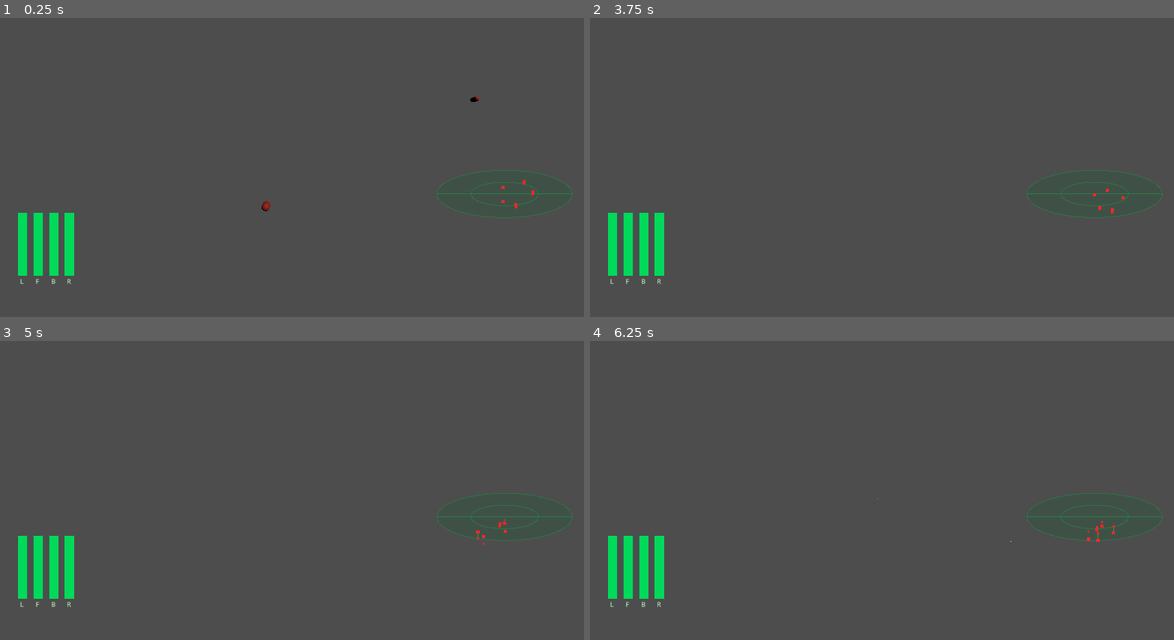
Above: before the commit, frames 1-4 (two rows, left to right).
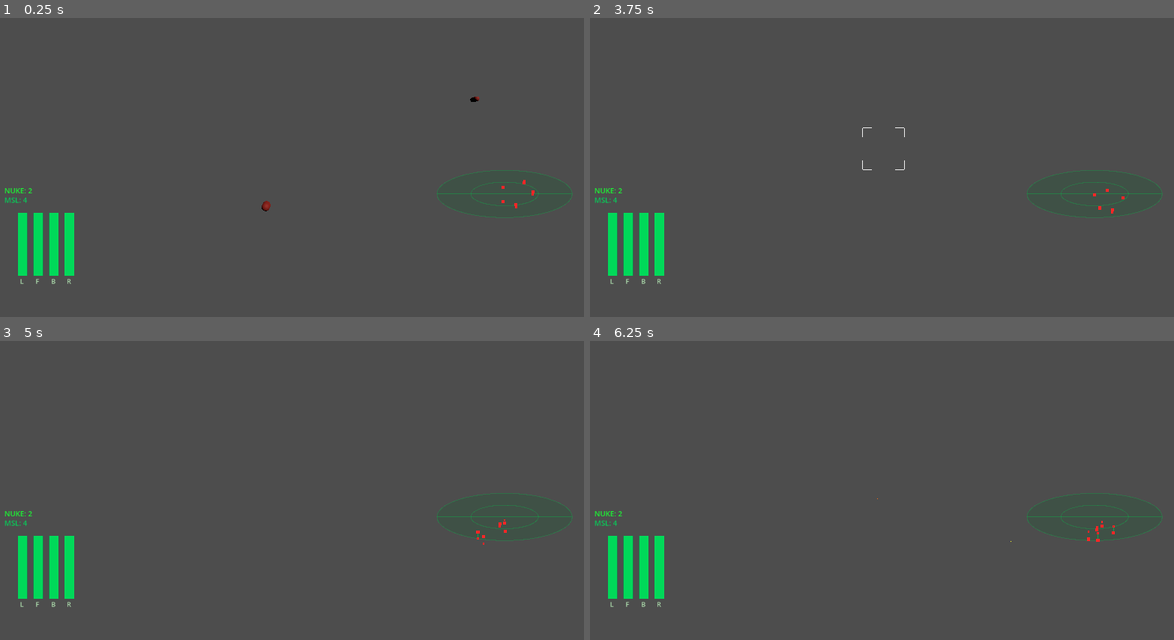
Above: after the commit, the same moments.

Repository: zetappi/FSZP
Game: Godot game, scene res://scenes/Game.tscn
Same seed, same stepped clock (60 frames per second), same inputs: the game is played once before the commit and once after it.
Inputs (mouse positions are in pixels of both pictures, inside the frame that each line leads up to):
- Up to frame 1 (0.25 s): no input
- Up to frame 2 (3.75 s): tap Enter at 0.5, 3.5 s; move the mouse to (917, 146) at 0.52 s; hold Space (fire) 0.53-1.28 s; hold Up (throttle_up) from 0.53 s (still down); tap T (tractor) at 0.8, 1.35 s; move the mouse to (852, 149) at 1.27 s; tap F (missile_fire, bound only after the commit) at 1.55, 2.1 s; move the mouse to (899, 143) at 2.02 s; hold R (missile_lock, bound only after the commit) 2.03-2.78 s; move the mouse to (876, 155) at 2.77 s; tap R (missile_lock, bound only after the commit) at 2.85 s; tap Y (nuke_lock, bound only after the commit) at 3.05 s; move the mouse to (928, 152) at 3.52 s; hold Y (nuke_lock, bound only after the commit) from 3.53 s (still down)
- Up to frame 3 (5 s): tap Space (fire) at 3.8, 4.25, 4.35 s; tap Escape (ui_cancel) at 4.15 s; move the mouse to (110, 421) at 4.27 s; release Up (throttle_up) at 4.28 s; release Y (nuke_lock, bound only after the commit) at 4.28 s; hold Q (roll_left) from 4.28 s (still down); tap T (tractor) at 4.55 s
- Up to frame 4 (6.25 s): move the mouse to (911, 472) at 5.02 s; release Q (roll_left) at 5.03 s; hold Down (throttle_down) 5.03-5.78 s; tap S (look_down) at 5.1 s; tap F (missile_fire, bound only after the commit) at 5.3 s; move the mouse to (794, 388) at 5.77 s; hold E (roll_right) from 5.78 s (still down); tap A (look_left) at 5.85 s; tap R (missile_lock, bound only after the commit) at 6.05 s

The runs differ from the first frame. In frame 1, less than 0.1% of the frame differs, in the area x 0-6%, y 56-62%; in frame 2, 0.1%, in the area x 0-54%, y 36-62%; in frame 3, less than 0.1%; in frame 4, less than 0.1%.

Commit message:
feat: add nuclear missile weapon system with shared lock mechanism
- Reuse missile lock/fire pattern for nukes (Y to lock, H to fire)
- Nuke deals instant kill to locked target + all enemies/asteroids within 50-unit blast radius
- Add nuke-specific HUD coloring (green) and NUKE counter in shields HUD
- Add README with current project status and controls

Diff:
--- a/project.godot
+++ b/project.godot
@@ -79,6 +79,26 @@
 "deadzone": 0.5,
 "events": []
 }
+missile_lock={
+"deadzone": 0.5,
+"events": [Object(InputEventKey,"resource_local_to_scene":false,"resource_name":"","device":-1,"window_id":0,"alt_pressed":false,"shift_pressed":false,"ctrl_pressed":false,"meta_pressed":false,"pressed":false,"keycode":0,"physical_keycode":82,"key_label":0,"unicode":114,"location":0,"echo":false,"script":null)
+]
+}
+missile_fire={
+"deadzone": 0.5,
+"events": [Object(InputEventKey,"resource_local_to_scene":false,"resource_name":"","device":-1,"window_id":0,"alt_pressed":false,"shift_pressed":false,"ctrl_pressed":false,"meta_pressed":false,"pressed":false,"keycode":0,"physical_keycode":70,"key_label":0,"unicode":102,"location":0,"echo":false,"script":null)
+]
+}
+nuke_lock={
+"deadzone": 0.5,
+"events": [Object(InputEventKey,"resource_local_to_scene":false,"resource_name":"","device":-1,"window_id":0,"alt_pressed":false,"shift_pressed":false,"ctrl_pressed":false,"meta_pressed":false,"pressed":false,"keycode":0,"physical_keycode":89,"key_label":0,"unicode":121,"location":0,"echo":false,"script":null)
+]
+}
+nuke_fire={
+"deadzone": 0.5,
+"events": [Object(InputEventKey,"resource_local_to_scene":false,"resource_name":"","device":-1,"window_id":0,"alt_pressed":false,"shift_pressed":false,"ctrl_pressed":false,"meta_pressed":false,"pressed":false,"keycode":0,"physical_keycode":72,"key_label":0,"unicode":104,"location":0,"echo":false,"script":null)
+]
+}
 tractor={
 "deadzone": 0.5,
 "events": [Object(InputEventKey,"resource_local_to_scene":false,"resource_name":"","device":-1,"window_id":0,"alt_press …(192 unchanged characters)…
--- a/scenes/HUD.tscn
+++ b/scenes/HUD.tscn
@@ -2,6 +2,7 @@
 
 [ext_resource type="Script" path="res://scripts/radar.gd" id="1"]
 [ext_resource type="Script" path="res://scripts/shields_hud.gd" id="2"]
+[ext_resource type="Script" path="res://scripts/targeting_hud.gd" id="3"]
 
 [node name="HUD" type="CanvasLayer"]
 
@@ -20,6 +21,13 @@
 ellipse_y_scale = 0.35
 line_max_height = 55.0
 
+[node name="Targeting" type="Control" parent="."]
+anchor_left = 0.0
+anchor_top = 0.0
+anchor_right = 1.0
+anchor_bottom = 1.0
+script = ExtResource("3")
+
 [node name="Shields" type="Control" parent="."]
 anchor_left = 0.0
 anchor_top = 1.0
--- /dev/null
+++ b/scenes/Missile.tscn
@@ -0,0 +1,52 @@
+[gd_scene format=3]
+
+[ext_resource type="Script" path="res://scripts/missile.gd" id="1"]
+
+[sub_resource type="CapsuleMesh" id="CapsuleMesh_1"]
+radius = 0.2
+height = 1.2
+
+[sub_resource type="StandardMaterial3D" id="StandardMaterial3D_1"]
+albedo_color = Color(0.8, 0.8, 0.85, 1)
+metallic = 0.9
+roughness = 0.2
+
+[sub_resource type="Gradient" id="Gradient_1"]
+colors = PackedColorArray(1, 0.6, 0.1, 0.9, 1, 0.3, 0.05, 0.4, 0.3, 0.3, 0.3, 0.0)
+offsets = PackedFloat32Array(0.0, 0.3, 1.0)
+
+[sub_resource type="GradientTexture1D" id="GradientTexture1D_1"]
+gradient = SubResource("Gradient_1")
+
+[sub_resource type="SphereMesh" id="SphereMesh_1"]
+radius = 0.12
+height = 0.24
+
+[sub_resource type="ParticleProcessMaterial" id="ParticleProcessMaterial_1"]
+direction = Vector3(0, 0, 1)
+spread = 8.0
+initial_velocity_min = 2.0
+initial_velocity_max = 6.0
+gravity = Vector3(0, 0, 0)
+scale_min = 0.2
+scale_max = 0.7
+color_ramp = SubResource("GradientTexture1D_1")
+lifetime_randomness = 0.3
+
+[node name="Missile" type="Node3D"]
+script = ExtResource("1")
+
+[node name="MeshInstance3D" type="MeshInstance3D" parent="."]
+transform = Transform3D(1, 0, 0, 0, 0, -1, 0, 1, 0, 0, 0, 0)
+mesh = SubResource("CapsuleMesh_1")
+material_override = SubResource("StandardMaterial3D_1")
+
+[node name="Trail" type="GPUParticles3D" parent="."]
+emitting = true
+amount = 40
+lifetime = 0.6
+one_shot = false
+explosiveness = 0.0
+process_material = SubResource("ParticleProcessMaterial_1")
+draw_pass_1 = SubResource("SphereMesh_1")
+visibility_aabb = AABB(-10, -10, -10, 20, 20, 20)
--- /dev/null
+++ b/scenes/Nuke.tscn
@@ -0,0 +1,55 @@
+[gd_scene format=3]
+
+[ext_resource type="Script" path="res://scripts/nuke.gd" id="1"]
+
+[sub_resource type="CapsuleMesh" id="CapsuleMesh_1"]
+radius = 0.35
+height = 2.0
+
+[sub_resource type="StandardMaterial3D" id="StandardMaterial3D_1"]
+albedo_color = Color(0.1, 0.9, 0.2, 1)
+emission_enabled = true
+emission = Color(0.0, 1.0, 0.1, 1.0)
+emission_energy_multiplier = 2.5
+metallic = 0.8
+roughness = 0.2
+
+[sub_resource type="Gradient" id="Gradient_1"]
+colors = PackedColorArray(0.1, 1.0, 0.2, 0.9, 1.0, 0.8, 0.1, 0.5, 0.3, 0.3, 0.3, 0.0)
+offsets = PackedFloat32Array(0.0, 0.25, 1.0)
+
+[sub_resource type="GradientTexture1D" id="GradientTexture1D_1"]
+gradient = SubResource("Gradient_1")
+
+[sub_resource type="SphereMesh" id="SphereMesh_1"]
+radius = 0.18
+height = 0.36
+
+[sub_resource type="ParticleProcessMaterial" id="ParticleProcessMaterial_1"]
+direction = Vector3(0, 0, 1)
+spread = 6.0
+initial_velocity_min = 3.0
+initial_velocity_max = 8.0
+gravity = Vector3(0, 0, 0)
+scale_min = 0.3
+scale_max = 1.0
+color_ramp = SubResource("GradientTexture1D_1")
+lifetime_randomness = 0.3
+
+[node name="Nuke" type="Node3D"]
+script = ExtResource("1")
+
+[node name="MeshInstance3D" type="MeshInstance3D" parent="."]
+transform = Transform3D(1, 0, 0, 0, 0, -1, 0, 1, 0, 0, 0, 0)
+mesh = SubResource("CapsuleMesh_1")
+material_override = SubResource("StandardMaterial3D_1")
+
+[node name="Trail" type="GPUParticles3D" parent="."]
+emitting = true
+amount = 50
+lifetime = 0.8
+one_shot = false
+explosiveness = 0.0
+process_material = SubResource("ParticleProcessMaterial_1")
+draw_pass_1 = SubResource("SphereMesh_1")
+visibility_aabb = AABB(-15, -15, -15, 30, 30, 30)
--- a/scenes/Pirate.tscn
+++ b/scenes/Pirate.tscn
@@ -16,6 +16,27 @@
 radius = 1.2
 height = 5.0
 
+[sub_resource type="ParticleProcessMaterial" id="ParticleProcessMaterial_1"]
+direction = Vector3(0, 1, 0)
+spread = 25.0
+initial_velocity_min = 1.0
+initial_velocity_max = 4.0
+gravity = Vector3(0, 0, 0)
+scale_min = 0.3
+scale_max = 1.2
+color = Color(0.55, 0.55, 0.55, 0.0)
+
+[sub_resource type="Gradient" id="Gradient_1"]
+colors = PackedColorArray(0.6, 0.6, 0.6, 0.6, 0.3, 0.3, 0.3, 0.0)
+offsets = PackedFloat32Array(0.0, 1.0)
+
+[sub_resource type="GradientTexture1D" id="GradientTexture1D_1"]
+gradient = SubResource("Gradient_1")
+
+[sub_resource type="SphereMesh" id="SphereMesh_1"]
+radius = 0.15
+height = 0.3
+
 [node name="Pirate" type="Node3D"]
 script = ExtResource("1")
 bullet_scene = ExtResource("2")
@@ -33,3 +54,14 @@
 
 [node name="Muzzle" type="Node3D" parent="."]
 transform = Transform3D(1, 0, 0, 0, 1, 0, 0, 0, 1, 0, 0, -3.0)
+
+[node name="DamageSmoke" type="GPUParticles3D" parent="."]
+emitting = true
+amount = 60
+lifetime = 1.5
+one_shot = false
+explosiveness = 0.0
+speed_scale = 0.0
+process_material = SubResource("ParticleProcessMaterial_1")
+draw_pass_1 = SubResource("SphereMesh_1")
+visibility_aabb = AABB(-10, -10, -10, 20, 20, 20)
--- a/scenes/Player.tscn
+++ b/scenes/Player.tscn
@@ -2,6 +2,8 @@
 
 [ext_resource type="Script" path="res://scripts/player.gd" id="1_player"]
 [ext_resource type="PackedScene" uid="uid://bullet001" path="res://scenes/Bullet.tscn" id="2_bullet"]
+[ext_resource type="PackedScene" path="res://scenes/Missile.tscn" id="3_missile"]
+[ext_resource type="PackedScene" path="res://scenes/Nuke.tscn" id="4_nuke"]
 
 [sub_resource type="StandardMaterial3D" id="StandardMaterial3D_1"]
 shading_mode = 0
@@ -14,6 +16,8 @@
 [node name="Player" type="Node3D"]
 script = ExtResource("1_player")
 bullet_scene = ExtResource("2_bullet")
+missile_scene = ExtResource("3_missile")
+nuke_scene = ExtResource("4_nuke")
 
 [node name="Camera3D" type="Camera3D" parent="."]
 transform = Transform3D(1, 0, 0, 0, 1, 0, 0, 0, 1, 0, 0.5, 0)
--- /dev/null
+++ b/scripts/missile.gd
@@ -0,0 +1,55 @@
+extends Node3D
+
+@export var speed:        float = 45.0
+@export var turn_speed:   float = 2.5    # rad/s guida proporzionale
+@export var lifetime:     float = 12.0
+@export var hit_radius:   float = 5.0
+
+var target: Node3D = null
+
+var _timer:    float = 0.0
+@onready var _trail: GPUParticles3D = $Trail
+
+func _ready() -> void:
+	pass
+
+func _process(delta: float) -> void:
+	_timer += delta
+	if _timer >= lifetime:
+		_explode()
+		return
+
+	# guida proporzionale verso il target
+	if is_instance_valid(target):
+		var to_target := (target.global_position - global_position).normalized()
+		var current_fwd := -global_transform.basis.z
+		var new_fwd := current_fwd.slerp(to_target, turn_speed * delta).normalized()
+		if new_fwd.length_squared() > 0.001:
+			global_transform.basis = Basis.looking_at(new_fwd, global_transform.basis.y)
+
+		# controlla impatto
+		if global_position.distance_to(target.global_position) <= hit_radius:
+			if target.has_method("take_damage"):
+				target.take_damage(2.0)
+			elif target.has_method("explode"):
+				target.explode()
+			_explode()
+			return
+
+	global_position += -global_transform.basis.z * speed * delta
+
+func _explode() -> void:
+	var fx_scene: PackedScene = load("res://scenes/ExplosionFX.tscn")
+	if fx_scene:
+		var fx: GPUParticles3D = fx_scene.instantiate()
+		fx.scale = Vector3(2.5, 2.5, 2.5)
+		get_tree().root.add_child(fx)
+		fx.global_position = global_position
+		fx.call_deferred("set", "emitting", true)
+		get_tree().create_timer(4.0).timeout.connect(fx.queue_free)
+	# stacca il trail prima di rimuoversi
+	if is_instance_valid(_trail):
+		_trail.reparent(get_tree().root)
+		_trail.emitting = false
+		get_tree().create_timer(2.0).timeout.connect(_trail.queue_free)
+	queue_free()
--- /dev/null
+++ b/scripts/nuke.gd
@@ -0,0 +1,61 @@
+extends Node3D
+
+@export var speed:       float = 35.0
+@export var turn_speed:  float = 1.8
+@export var lifetime:    float = 15.0
+@export var blast_radius: float = 50.0
+@export var hit_radius:  float = 5.0
+
+var target: Node3D = null
+var _timer: float = 0.0
+
+@onready var _trail: GPUParticles3D = $Trail
+
+func _process(delta: float) -> void:
+	_timer += delta
+	if _timer >= lifetime:
+		_explode()
+		return
+
+	if is_instance_valid(target):
+		var to_target := (target.global_position - global_position).normalized()
+		var current_fwd := -global_transform.basis.z
+		var new_fwd := current_fwd.slerp(to_target, turn_speed * delta).normalized()
+		if new_fwd.length_squared() > 0.001:
+			global_transform.basis = Basis.looking_at(new_fwd, global_transform.basis.y)
+
+		if global_position.distance_to(target.global_position) <= hit_radius:
+			_explode()
+			return
+
+	global_position += -global_transform.basis.z * speed * delta
+
+func _explode() -> void:
+	# esplosione visiva grande
+	var fx_scene: PackedScene = load("res://scenes/ExplosionFX.tscn")
+	if fx_scene:
+		# onda esplosiva principale
+		for i in 3:
+			var fx: GPUParticles3D = fx_scene.instantiate()
+			fx.scale = Vector3(6.0 + i * 3.0, 6.0 + i * 3.0, 6.0 + i * 3.0)
+			get_tree().root.add_child(fx)
+			fx.global_position = global_position
+			fx.call_deferred("set", "emitting", true)
+			get_tree().create_timer(4.0 + i).timeout.connect(fx.queue_free)
+
+	# danno ad area
+	for group in ["enemies", "asteroids"]:
+		for node in get_tree().get_nodes_in_group(group):
+			if node is Node3D:
+				var dist := global_position.distance_to(node.global_position)
+				if dist <= blast_radius:
+					if node.has_method("explode"):
+						node.explode()
+
+	# stacca il trail
+	if is_instance_valid(_trail):
+		_trail.reparent(get_tree().root)
+		_trail.emitting = false
+		get_tree().create_timer(2.0).timeout.connect(_trail.queue_free)
+
+	queue_free()
--- a/scripts/pirate.gd
+++ b/scripts/pirate.gd
@@ -3,6 +3,7 @@
 # ── Hull ──────────────────────────────────────────────────
 @export var max_hull:         float = 3.0   # colpi necessari per distruggerla
 var _hull: float = 3.0
+@onready var _smoke: GPUParticles3D = $DamageSmoke
 
 # ── Parametri ──────────────────────────────────────────────
 @export var bullet_scene:     PackedScene
@@ -33,6 +34,9 @@
 	await get_tree().process_frame
 	_player = get_tree().get_first_node_in_group("player")
 	_enter_idle()
+	# fumo spento finché non subisce danni
+	if is_instance_valid(_smoke):
+		_smoke.speed_scale = 0.0
 
 # ── Macchina a stati ───────────────────────────────────────
 func _enter_idle() -> void:
@@ -109,13 +113,25 @@
 
 func take_damage(amount: float = 1.0) -> void:
 	_hull -= amount
-	# feedback visivo: scurisce il colore all'aumentare del danno
+	var t := clampf(_hull / max_hull, 0.0, 1.0)
+
+	# feedback visivo colore
 	var mesh := get_node_or_null("MeshInstance3D")
 	if mesh:
 		var mat := mesh.material_override as StandardMaterial3D
 		if mat:
-			var t := clampf(_hull / max_hull, 0.0, 1.0)
 			mat.albedo_color = Color(0.55 * t + 0.4, 0.1 * t, 0.05 * t, 1.0)
+
+	# fumo proporzionale al danno tramite speed_scale e alpha
+	if is_instance_valid(_smoke):
+		var damage_ratio := 1.0 - t   # 0 = integro, 1 = quasi distrutto
+		_smoke.speed_scale = damage_ratio * 2.0
+		var proc_mat := _smoke.process_material as ParticleProcessMaterial
+		if proc_mat:
+			proc_mat.initial_velocity_min = damage_ratio * 2.0
+			proc_mat.initial_velocity_max = damage_ratio * 8.0
+			proc_mat.color = Color(0.6, 0.6, 0.6, damage_ratio * 0.8)
+
 	if _hull <= 0.0:
 		explode()
 
--- a/scripts/player.gd
+++ b/scripts/player.gd
@@ -1,21 +1,38 @@
 extends Node3D
 
-@export var bullet_scene:    PackedScene
-@export var fire_rate:       float = 0.18
-@export var tractor_range:   float = 60.0
-@export var tractor_speed:   float = 25.0
-@export var cargo_collected: int   = 0
-
-var _throttle:      float = 0.0
-var _fire_cooldown: float = 0.0
+@export var bullet_scene:   PackedScene
+@export var missile_scene:  PackedScene
+@export var nuke_scene:     PackedScene
+@export var fire_rate:      float = 0.18
+@export var tractor_range:  float = 60.0
+@export var tractor_speed:  float = 25.0
+@export var lock_time:      float = 3.0
+@export var lock_cone_dot:  float = 0.92
+@export var missiles_count: int   = 4
+@export var nukes_count:    int   = 2
+
+var cargo_collected: int   = 0
+var _throttle:       float = 0.0
+var _fire_cooldown:  float = 0.0
 var _tractor_target: Node3D = null
 
-@onready var _muzzle: Node3D = $Muzzle
+# ── Lock state (condiviso tra missile e nuke) ─────────────
+enum WeaponMode { NONE, MISSILE, NUKE }
+var _weapon_mode:  WeaponMode = WeaponMode.NONE
+var _lock_target:  Node3D = null
+var _lock_timer:   float  = 0.0
+var _locked:       bool   = false
+
+@onready var _muzzle:       Node3D         = $Muzzle
 @onready var _tractor_beam: MeshInstance3D = $TractorBeam
+@onready var _camera:       Camera3D       = $Camera3D
+var _targeting_hud: Control = null
 
 func _ready() -> void:
 	add_to_group("player")
 	Input.mouse_mode = Input.MOUSE_MODE_CAPTURED
+	await get_tree().process_frame
+	_targeting_hud = get_tree().get_first_node_in_group("targeting_hud")
 
 func _input(event: InputEvent) -> void:
 	if event is InputEventMouseMotion:
@@ -23,6 +40,8 @@
 		rotate_object_local(Vector3.RIGHT, -event.relative.y * 0.002)
 	if event.is_action_pressed("fire"):
 		_try_fire()
+	if event.is_action_pressed("ui_cancel"):
+		Input.mouse_mode = Input.MOUSE_MODE_VISIBLE
 
 func _process(delta: float) -> void:
 	rotate_y(-Input.get_axis("look_right", "look_left") * 1.5 * delta)
@@ -40,17 +59,106 @@
 	if Input.is_action_pressed("fire") and _fire_cooldown <= 0.0:
 		_try_fire()
 
-	# ── Raggio traente ────────────────────────────────────
 	if Input.is_action_pressed("tractor"):
 		_update_tractor(delta)
 	else:
 		_stop_tractor()
 
-	if Input.is_action_just_pressed("ui_cancel"):
-		Input.mouse_mode = Input.MOUSE_MODE_VISIBLE
-
+	# ── Targeting missile (R) ─────────────────────────────
+	if Input.is_action_pressed("missile_lock") and missiles_count > 0:
+		_update_lock(delta, WeaponMode.MISSILE)
+	elif not Input.is_action_pressed("missile_lock") and _weapon_mode == WeaponMode.MISSILE and not _locked:
+		_reset_lock()
+
+	# ── Targeting nuke (Y) ────────────────────────────────
+	if Input.is_action_pressed("nuke_lock") and nukes_count > 0:
+		_update_lock(delta, WeaponMode.NUKE)
+	elif not Input.is_action_pressed("nuke_lock") and _weapon_mode == WeaponMode.NUKE and not _locked:
+		_reset_lock()
+
+	# ── Lancio missile (F) ────────────────────────────────
+	if Input.is_action_just_pressed("missile_fire") and _locked:
+		match _weapon_mode:
+			WeaponMode.MISSILE:
+				if missiles_count > 0:
+					_launch(missile_scene)
+					missiles_count -= 1
+			WeaponMode.NUKE:
+				if nukes_count > 0:
+					_launch(nuke_scene)
+					nukes_count -= 1
+		_reset_lock()
+
+func _update_lock(delta: float, mode: WeaponMode) -> void:
+	# se stiamo già lockando con l'altra arma, ignora
+	if _weapon_mode != WeaponMode.NONE and _weapon_mode != mode:
+		return
+	_weapon_mode = mode
+
+	if _locked:
+		_update_targeting_hud(true, 1.0, true, mode)
+		return
+
+	# cerca nemico nel mirino
+	var best: Node3D = null
+	var best_dot := lock_cone_dot
+	var screen_size   := get_viewport().get_visible_rect().size
+	var screen_center := screen_size * 0.5
+	var mirino_half   := 100.0
+
+	for enemy in get_tree().get_nodes_in_group("enemies"):
+		if not enemy is Node3D:
+			continue
+		if _camera.is_position_behind(enemy.global_position):
+			continue
+		var sp := _camera.unproject_position(enemy.global_position)
+		if (sp - screen_center).abs().x > mirino_half or (sp - screen_center).abs().y > mirino_half:
+			continue
+		var dir: Vector3 = (enemy.global_position - global_position).normalized()
+		var d := (-global_transform.basis.z).dot(dir)
+		if d > best_dot:
+			best_dot = d
+			best = enemy
+
+	if best != _lock_target:
+		_lock_target = best
+		_lock_timer  = 0.0
+
+	if is_instance_valid(_lock_target):
+		_lock_timer += delta
+		if _lock_timer >= lock_time:
+			_locked = true
+		_update_targeting_hud(true, clampf(_lock_timer / lock_time, 0.0, 1.0), _locked, mode)
+	else:
+		_lock_timer = 0.0
+		_update_targeting_hud(true, 0.0, false, mode)
+
+func _launch(scene: PackedScene) -> void:
+	if scene == null or not is_instance_valid(_lock_target):
+		return
+	var m: Node3D = scene.instantiate()
+	m.target = _lock_target
+	get_tree().root.add_child(m)
+	m.global_transform = _muzzle.global_transform
+
+func _reset_lock() -> void:
+	_weapon_mode = WeaponMode.NONE
+	_lock_target = null
+	_lock_timer  = 0.0
+	_locked      = false
+	_update_targeting_hud(false, 0.0, false, WeaponMode.NONE)
+
+func _update_targeting_hud(active: bool, progress: float, locked: bool, mode: WeaponMode) -> void:
+	if not is_instance_valid(_targeting_hud):
+		return
+	_targeting_hud.active        = active
+	_targeting_hud.lock_progress = progress
+	_targeting_hud.locked        = locked
+	_targeting_hud.lock_target   = _lock_target
+	_targeting_hud.is_nuke       = (mode == WeaponMode.NUKE)
+
+# ── Tractor ───────────────────────────────────────────────
 func _update_tractor(delta: float) -> void:
-	# cerca il container più vicino nel range
 	var best: Node3D = null
 	var best_dist := tractor_range
 	for c in get_tree().get_nodes_in_group("containers"):
@@ -68,17 +176,12 @@
 			_tractor_target.start_tractor()
 
 	if is_instance_valid(_tractor_target):
-		# attira il container verso il player
 		var dir := (global_position - _tractor_target.global_position).normalized()
 		_tractor_target.global_position += dir * tractor_speed * delta
-
-		# controlla se è abbastanza vicino da raccogliere
 		if global_position.distance_to(_tractor_target.global_position) < 3.0:
 			if _tractor_target.has_method("collect"):
 				_tractor_target.collect()
 			_tractor_target = null
-
-		# disegna il raggio
 		_draw_tractor_beam(_tractor_target)
 	else:
 		_tractor_beam.visible = false
@@ -95,11 +198,8 @@
 		return
 	var mesh := ImmediateMesh.new()
 	mesh.surface_begin(Mesh.PRIMITIVE_LINES)
-	# posizioni in spazio locale del TractorBeam (che è figlio del player)
-	var local_start := Vector3.ZERO
-	var local_end   := _tractor_beam.to_local(target.global_position)
-	mesh.surface_add_vertex(local_start)
-	mesh.surface_add_vertex(local_end)
+	mesh.surface_add_vertex(Vector3.ZERO)
+	mesh.surface_add_vertex(_tractor_beam.to_local(target.global_position))
 	mesh.surface_end()
 	_tractor_beam.mesh = mesh
 	_tractor_beam.visible = true
--- a/scripts/shields_hud.gd
+++ b/scripts/shields_hud.gd
@@ -61,6 +61,19 @@
 		shield_right = maxf(shield_right - damage, 0.0)
 
 func _draw() -> void:
+	# contatore missili
+	var player := get_tree().get_first_node_in_group("player")
+	if player:
+		var count: int = player.missiles_count
+		var col := Color(0.0, 0.85, 0.35, 0.9) if count > 0 else Color(0.9, 0.15, 0.1, 0.9)
+		draw_string(ThemeDB.fallback_font, Vector2(0, -20),
+			"MSL: " + str(count), HORIZONTAL_ALIGNMENT_LEFT, -1, 14, col)
+
+		var nuke_count: int = player.nukes_count
+		var nuke_col := Color(0.1, 1.0, 0.2, 0.9) if nuke_count > 0 else Color(0.9, 0.15, 0.1, 0.9)
+		draw_string(ThemeDB.fallback_font, Vector2(0, -38),
+			"NUKE: " + str(nuke_count), HORIZONTAL_ALIGNMENT_LEFT, -1, 14, nuke_col)
+
 	var values := [shield_left, shield_front, shield_back, shield_right]
 	var total_w := (BAR_WIDTH + BAR_SPACING) * 4 - BAR_SPACING
 	var start_x := (size.x - total_w) * 0.5
--- /dev/null
+++ b/scripts/targeting_hud.gd
@@ -0,0 +1,87 @@
+extends Control
+
+var active:        bool  = false
+var lock_progress: float = 0.0
+var locked:        bool  = false
+var lock_target:   Node3D = null   # riferimento al bersaglio per l'indicatore
+var is_nuke:        bool  = false
+
+var _blink_timer:   float = 0.0
+var _blink_visible: bool  = true
+
+const MIRINO_SIZE := 80.0
+const COL_SEARCH  := Color(1.0, 1.0, 1.0, 0.9)
+const COL_LOCKED  := Color(1.0, 0.15, 0.1, 1.0)
+const BLINK_RATE  := 0.12
+const IND_SIZE    := 24.0   # dimensione indicatore sul bersaglio
+
+func _ready() -> void:
+	add_to_group("targeting_hud")
+	# il Control deve coprire tutto lo schermo per disegnare ovunque
+	set_anchors_and_offsets_preset(Control.PRESET_FULL_RECT)
+
+func _process(delta: float) -> void:
+	if not active:
+		queue_redraw()
+		return
+	if not locked:
+		_blink_timer += delta
+		if _blink_timer >= BLINK_RATE:
+			_blink_timer = 0.0
+			_blink_visible = not _blink_visible
+	else:
+		_blink_visible = true
+	queue_redraw()
+
+func _draw() -> void:
+	if not active:
+		return
+
+	var screen_center := size * 0.5
+	var half := MIRINO_SIZE * 0.5
+	var corner := MIRINO_SIZE * 0.22
+	var col_locked := Color(0.1, 1.0, 0.2, 1.0) if is_nuke else COL_LOCKED
+	var col := col_locked if locked else COL_SEARCH
+
+	# ── Mirino centrale ──────────────────────────────────
+	if _blink_visible:
+		var cx := screen_center.x
+		var cy := screen_center.y
+		draw_line(Vector2(cx - half, cy - half), Vector2(cx - half + corner, cy - half), col, 2.0)
+		draw_line(Vector2(cx - half, cy - half), Vector2(cx - half, cy - half + corner), col, 2.0)
+		draw_line(Vector2(cx + half, cy - half), Vector2(cx + half - corner, cy - half), col, 2.0)
+		draw_line(Vector2(cx + half, cy - half), Vector2(cx + half, cy - half + corner), col, 2.0)
+		draw_line(Vector2(cx - half, cy + half), Vector2(cx - half + corner, cy + half), col, 2.0)
+		draw_line(Vector2(cx - half, cy + half), Vector2(cx - half, cy + half - corner), col, 2.0)
+		draw_line(Vector2(cx + half, cy + half), Vector2(cx + half - corner, cy + half), col, 2.0)
+		draw_line(Vector2(cx + half, cy + half), Vector2(cx + half, cy + half - corner), col, 2.0)
+
+		# arco progresso lock
+		if not locked and lock_progress > 0.0:
+			draw_arc(screen_center, half * 0.6, -PI * 0.5, -PI * 0.5 + TAU * lock_progress, 32, col, 2.0)
+
+		if locked:
+			var label := "NUKE LOCKED" if is_nuke else "LOCKED"
+			draw_string(ThemeDB.fallback_font, Vector2(cx - 30, cy + half + 18),
+				label, HORIZONTAL_ALIGNMENT_LEFT, -1, 14, col_locked)
+
+	# ── Indicatore sul bersaglio ─────────────────────────
+	if is_instance_valid(lock_target):
+		var camera := get_viewport().get_camera_3d()
+		if camera and not camera.is_position_behind(lock_target.global_position):
+			var sp := camera.unproject_position(lock_target.global_position)
+			var h := IND_SIZE * 0.5
+			var ind_col_locked := Color(0.1, 1.0, 0.2, 1.0) if is_nuke else COL_LOCKED
+			var ind_col := ind_col_locked if locked else Color(1.0, 0.8, 0.0, 0.9)
+			# rombo attorno al bersaglio
+			draw_line(sp + Vector2(0, -h),  sp + Vector2(h, 0),   ind_col, 1.5)
+			draw_line(sp + Vector2(h, 0),   sp + Vector2(0, h),   ind_col, 1.5)
+			draw_line(sp + Vector2(0, h),   sp + Vector2(-h, 0),  ind_col, 1.5)
+			draw_line(sp + Vector2(-h, 0),  sp + Vector2(0, -h),  ind_col, 1.5)
+			# etichetta distanza
+			if lock_target is Node3D:
+				var player := get_tree().get_first_node_in_group("player")
+				if player:
+					var dist := int(player.global_position.distance_to(lock_target.global_position))
+					draw_string(ThemeDB.fallback_font, sp + Vector2(h + 4, 4),
+						str(dist) + "m", HORIZONTAL_ALIGNMENT_LEFT, -1, 11, ind_col)
Not shown, added: scripts/missile.gd.uid
Not shown, added: scripts/nuke.gd.uid
Not shown, added: scripts/targeting_hud.gd.uid
